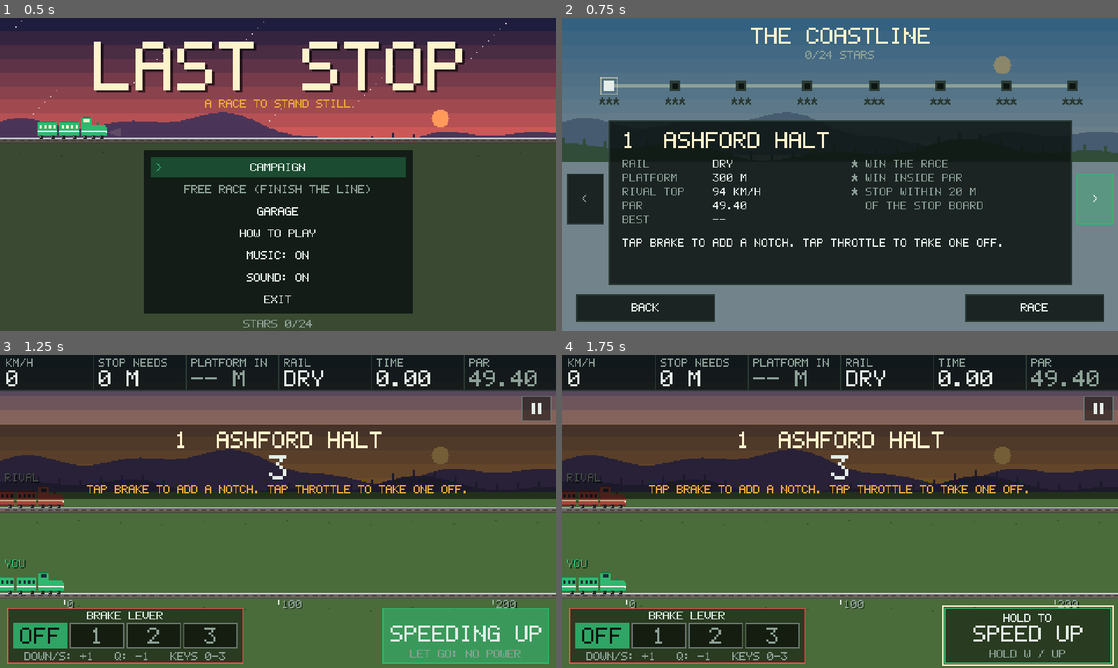
Above: before the commit, frames 1-4 (two rows, left to right).
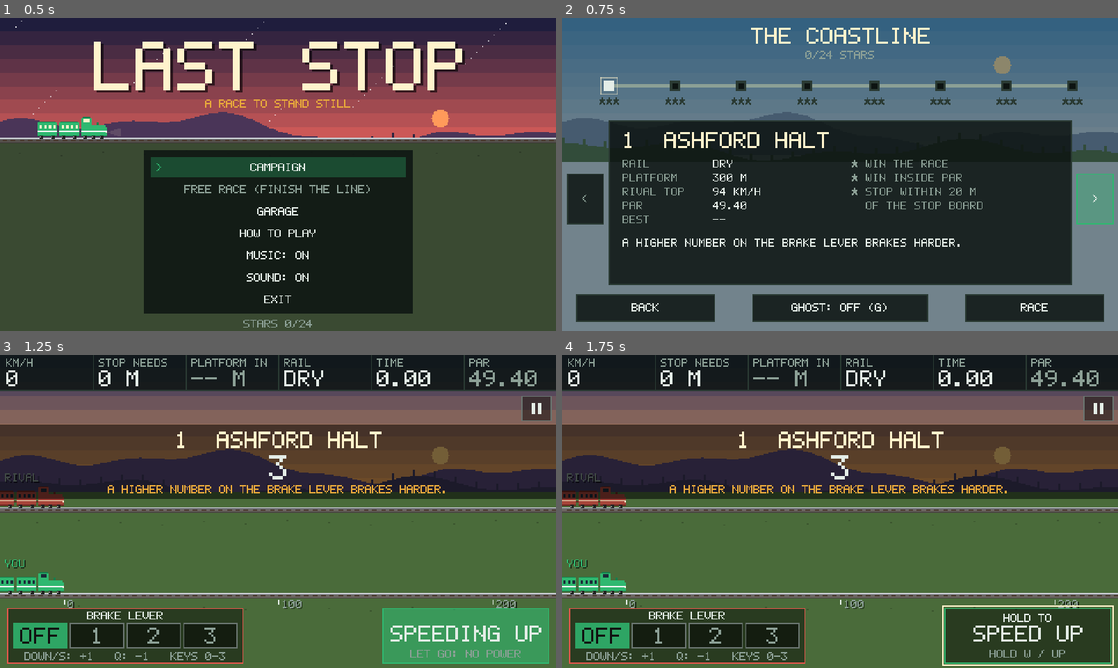
Above: after the commit, the same moments.

Repository: AJ-72/drivetrain
Game: Godot game, scene res://scenes/main.tscn
Same seed, same stepped clock (60 frames per second), same inputs: the game is played once before the commit and once after it.
Inputs (mouse positions are in pixels of both pictures, inside the frame that each line leads up to):
- Up to frame 1 (0.5 s): no input
- Up to frame 2 (0.75 s): tap Enter (ui_accept) at 0.5 s; move the mouse to (812, 237) at 0.52 s; hold W from 0.53 s (still down); hold G (ghost, bound only after the commit) from 0.53 s (still down); tap Up (throttle) at 0.6 s; click (812, 237) at 0.67 s
- Up to frame 3 (1.25 s): keep holding W; keep holding G (ghost, bound only after the commit); tap Enter (ui_accept) at 0.77 s
- Up to frame 4 (1.75 s): release W at 1.25 s; release G (ghost, bound only after the commit) at 1.25 s; tap Enter (ui_accept) at 1.25 s; drag from (1006, 558) to (812, 574) at 1.27 s

Frame 1 is identical in both runs. In frame 2, 3.4% of the frame differs, in the area x 10-79%, y 70-98%; in frame 3, 0.6%; in frame 4, 0.6%.

Commit message:
Last Stop: ghost train of the best run, behind a paid-features module
A see-through train replays the player's best winning run at each campaign
station, with an edge arrow when out of view and a time comparison on the
result. paid.gd holds the list of paid features and the one check for whether
the player has paid; every player has them until a payment is connected. Free
players see a locked GHOST button that names the full version.

Also replace station 1's tip, which described the old brake controls.

Co-Authored-By: Claude Opus 5.5 <noreply@anthropic.com>
Claude-Session: https://claude.ai/code/session_01Wr1RjeoBiitLNM6JJgxSWY

Diff:
--- a/godot/scripts/game.gd
+++ b/godot/scripts/game.gd
@@ -10,6 +10,9 @@
 ## into touches). Each race button tracks which touch indices hold it, so one
 ## finger's release never drops another finger's hold.
 ##
+## The ghost train (a paid feature, see paid.gd) replays the best run of a
+## campaign station on the player's track.
+##
 ## Phones: a pause button, a prompt to turn a phone held upright, a full-screen
 ## item on the web title screen, touch-only labels and short vibrations.
 
@@ -37,6 +40,7 @@
 const RIVAL_BODY := Color("a7453a")
 const RIVAL_TRIM := Color("efe2bd")
 const RIVAL_DARK := Color("6a2620")
+const GHOST := Color("9fd8ff")
 
 # sky top, sky bottom, far hills, near hills, ground, ballast, sun, night
 const THEMES := [
@@ -77,6 +81,11 @@
 var _pred_now := 0.0       # where the stop on the current notch ends
 var _exit_tried_t := -100.0 # when EXIT last asked the browser to close the page
 var installed_app := false # started from the home screen: already full screen
+var ghost_run := PackedFloat32Array()  # the run the ghost replays in this race
+var ghost_run_ms := 0
+var ghost_rec := PackedFloat32Array()  # this race, recorded for the next ghost
+var _locked_t := -100.0    # when a locked paid feature was last tapped
+var _locked_feature := ""
 
 
 func _ready() -> void:
@@ -101,6 +110,7 @@
 		_bind("brake_%d" % n, [KEY_0 + n], -1)
 	_bind("restart", [KEY_R], -1)
 	_bind("pause", [KEY_ESCAPE, KEY_P], -1)
+	_bind("ghost", [KEY_G], -1)
 
 
 func _bind(action: String, keys: Array, axis: int, button: int = -1) -> void:
@@ -187,6 +197,8 @@
 
 
 func _after_step() -> void:
+	if sim.steps % Ghost.EVERY == 0 and ghost_rec.size() < Ghost.MAX_SAMPLES - 1:
+		ghost_rec.append(sim.player_pos)
 	var joint := floori(sim.player_pos / JOINT_M)
 	if joint != last_joint:
 		last_joint = joint
@@ -234,6 +246,9 @@
 	last_joint = 0
 	particles.clear()
 	outcome = {}
+	ghost_rec = PackedFloat32Array([0.0])
+	ghost_run = save.ghosts[index] if mode == "campaign" else PackedFloat32Array()
+	ghost_run_ms = save.ghost_ms[index] if mode == "campaign" else 0
 	screen = Screen.RACE
 	sel = 0
 	synth.play("beep")
@@ -263,6 +278,13 @@
 				save.best_ms[station] = sim.elapsed_ms
 				o["new_best"] = true
 			o["line_done"] = save.campaign_done() and not was_done
+			if _ghost_live():
+				o["ghost_ms"] = ghost_run_ms
+			# The ghost is the best run. A station without one takes any win.
+			if o["new_best"] or save.ghosts[station].is_empty():
+				ghost_rec.append(sim.player_pos)
+				save.ghosts[station] = ghost_rec
+				save.ghost_ms[station] = sim.elapsed_ms
 	else:
 		save.free_races += 1
 		if win:
@@ -331,6 +353,13 @@
 			items.append({"id": "next", "label": ">", "rect": Rect2(VW - 36, 134, 32, 44),
 				"enabled": map_sel < Stations.count() - 1, "button": true})
 			items.append({"id": "back", "label": "BACK", "rect": Rect2(12, 238, 120, 24), "enabled": true, "button": true})
+			var ghost_label := "GHOST: " + ("ON" if save.ghost_on else "OFF")
+			if not Paid.has("ghost"):
+				ghost_label = "GHOST: LOCKED"
+			if not touch_ui:
+				ghost_label += " (G)"
+			items.append({"id": "ghost", "label": ghost_label, "rect": Rect2(VW / 2.0 - 76, 238, 152, 24),
+				"enabled": true, "button": true, "locked": not Paid.has("ghost")})
 			items.append({"id": "race", "label": "RACE", "rect": Rect2(VW - 132, 238, 120, 24),
 				"enabled": save.station_unlocked(map_sel), "button": true})
 		Screen.GARAGE:
@@ -393,6 +422,13 @@
 			save.save()
 		"fullscreen":
 			_toggle_fullscreen()
+		"ghost":
+			if Paid.has("ghost"):
+				save.ghost_on = not save.ghost_on
+				save.save()
+			else:
+				_locked_t = t
+				_locked_feature = "ghost"
 		"quit":
 			_exit_game()
 		"back":
@@ -531,6 +567,8 @@
 			_activate("race")
 		elif event.is_action_pressed("ui_cancel"):
 			_activate("back")
+		elif event.is_action_pressed("ghost"):
+			_activate("ghost")
 		return
 	if screen == Screen.RACE and sim.state == RaceSim.State.RESULT and event.is_action_pressed("restart"):
 		_activate("retry" if mode == "campaign" else "again")
@@ -723,10 +761,12 @@
 			continue
 		var r: Rect2 = it["rect"]
 		var on: bool = it["id"] == sel_id
-		var c := INK if it["enabled"] else MUTED
+		var c := INK if it["enabled"] and not it.get("locked", false) else MUTED
 		if it.get("button", false):
 			_box(r, Color(GO, 0.35) if on else PANEL, GO if on else EDGE)
 			_txtc(it["label"], r.get_center().x, r.position.y + (r.size.y - 7) / 2.0, c)
+			if it.get("locked", false):
+				_draw_padlock(r.position.x + 6, r.position.y + (r.size.y - 9) / 2.0, WARN)
 		else:
 			if on:
 				draw_rect(r, Color(GO, 0.3))
@@ -793,6 +833,7 @@
 	if not open_sel:
 		_txt("LOCKED - WIN THE STATION BEFORE IT", 52, 122, STOP)
 		_draw_items(_items())
+		_draw_locked_note()
 		return
 	var rail_c := INK if st["rail"] == "DRY" else WARN
 	_txt("RAIL", 52, 122, MUTED)
@@ -811,6 +852,7 @@
 	_txt("  OF THE STOP BOARD", 250, 158, WARN if save.stars[map_sel] >= 3 else MUTED)
 	_draw_wrapped(st["tip"], 52, 190, 376, INK)
 	_draw_items(_items())
+	_draw_locked_note()
 
 
 func _draw_wrapped(text: String, x: float, y: float, max_w: float, c: Color) -> void:
@@ -868,6 +910,22 @@
 	_draw_items([items[items.size() - 1]])
 
 
+func _draw_padlock(x: float, y: float, c: Color) -> void:
+	_box(Rect2(x + 1, y, 5, 4), Color(0, 0, 0, 0), c)
+	draw_rect(Rect2(x, y + 3, 7, 6), c)
+	draw_rect(Rect2(x + 3, y + 5, 1, 2), Color("111111"))
+
+
+## A short note that a locked paid feature is in the full version.
+func _draw_locked_note() -> void:
+	if t - _locked_t > 3.0 or _locked_feature == "":
+		return
+	var note := Paid.name_of(_locked_feature) + " IS IN THE FULL VERSION"
+	var w := PixelFont.width(note)
+	draw_rect(Rect2(VW / 2.0 - w / 2.0 - 6, 24, w + 12, 13), Color(WARN, 0.95))
+	_txtc(note, VW / 2.0, 27, Color("111111"))
+
+
 func _is_sel(id: String) -> bool:
 	var s := _selectable()
 	return not s.is_empty() and s[clampi(sel, 0, s.size() - 1)]["id"] == id
@@ -944,6 +1002,7 @@
 	_draw_warning_board()
 	_draw_home_signal()
 	_draw_stop_marker()
+	_draw_ghost()
 	var lv: Dictionary = Stations.LIVERIES[save.livery]
 	_draw_train(_x(sim.player_pos), PLAYER_RAIL_Y, lv["body"], lv["trim"], lv["dark"], night, sim.player_pos)
 	_draw_particles()
@@ -951,6 +1010,8 @@
 	if night:
 		draw_rect(Rect2(0, 0, VW, VH), Color(0.02, 0.03, 0.1, 0.25))
 	_draw_rival_edge()
+	if _ghost_live():
+		_draw_edge_marker(_ghost_pos(), PLAYER_RAIL_Y - 44, "GHOST ", GHOST, GHOST)
 	_txts("RIVAL", 4, RIVAL_RAIL_Y - 30, MUTED)
 	_txts("YOU", 4, PLAYER_RAIL_Y - 30, GO)
 	_draw_hud()
@@ -1176,14 +1237,18 @@
 func _draw_rival_edge() -> void:
 	if sim.state == RaceSim.State.IDLE and countdown <= 0.0:
 		return
-	var x := _x(sim.rival_pos)
+	_draw_edge_marker(sim.rival_pos, RIVAL_RAIL_Y - 12, "", STOP, GO)
+
+
+## An arrow at the screen edge and the gap, for a train out of view.
+func _draw_edge_marker(pos_m: float, y: int, prefix: String, ahead_c: Color, behind_c: Color) -> void:
+	var x := _x(pos_m)
 	if x >= -10 and x <= VW + 60:
 		return
 	var ahead := x > VW
-	var gap := absi(roundi(sim.rival_pos - sim.player_pos))
-	var c := STOP if ahead else GO
-	var y := RIVAL_RAIL_Y - 12
-	var label := "%d M" % gap
+	var gap := absi(roundi(pos_m - sim.player_pos))
+	var c := ahead_c if ahead else behind_c
+	var label := prefix + "%d M" % gap
 	var lw := PixelFont.width(label)
 	for i in 6:
 		var ax := VW - 4 - i * 2 if ahead else 3 + i * 2
@@ -1212,6 +1277,34 @@
 		var y := fposmod(i * 29.3 + t * speed, VH)
 		draw_rect(Rect2(roundi(x), roundi(y), 1, 3), drop)
 		draw_rect(Rect2(roundi(x) - 1, roundi(y) + 3, 1, 1), drop)
+
+
+func _ghost_live() -> bool:
+	return mode == "campaign" and save.ghost_on and Paid.has("ghost") and ghost_run.size() > 1
+
+
+func _ghost_pos() -> float:
+	return Ghost.pos_at(ghost_run, sim.steps)
+
+
+# The ghost: the outline of the player's train, see-through, on the same rail.
+func _draw_ghost() -> void:
+	if not _ghost_live() or sim.state == RaceSim.State.IDLE:
+		return
+	var gm := _ghost_pos()
+	var nose := _x(gm)
+	if nose < -70 or nose - 60 > VW + 10:
+		return
+	var y := PLAYER_RAIL_Y
+	var fill := Color(GHOST, 0.2)
+	var line := Color(GHOST, 0.8)
+	for c in 2:
+		var right := nose - 24 - c * 19
+		_box(Rect2(right - 17, y - 14, 17, 11), fill, line)
+	_box(Rect2(nose - 22, y - 12, 22, 9), fill, line)
+	_box(Rect2(nose - 22, y - 18, 9, 6), fill, line)
+	if absf(gm - sim.player_pos) > 36.0:
+		_txts("GHOST", nose - 44, y - 26, GHOST)
 
 
 # A train is a locomotive and two coaches, drawn from the nose backwards.
@@ -1428,6 +1521,14 @@
 		note = "NEW BEST" if saved_ok else "NEW BEST (NOT SAVED)"
 	elif not saved_ok:
 		note = "PROGRESS NOT SAVED"
+	if outcome.has("ghost_ms") and note in ["", "NEW BEST"]:
+		var d := sim.elapsed_ms - int(outcome["ghost_ms"])
+		var g := "SAME TIME AS YOUR GHOST"
+		if d < 0:
+			g = "YOU BEAT YOUR GHOST BY %s S" % _secs(-d)
+		elif d > 0:
+			g = "YOUR GHOST WAS %s S FASTER" % _secs(d)
+		note = g if note == "" else note + " - " + g
 	if note != "":
 		_txtc(note, VW / 2.0, 164, LAMP if saved_ok else STOP)
 	var hint := "TAP A BUTTON" if touch_ui else "SPACE / ENTER TO CHOOSE - R TO RETRY"
--- /dev/null
+++ b/godot/scripts/ghost.gd
@@ -0,0 +1,33 @@
+class_name Ghost
+extends RefCounted
+## A recorded run: the player's position every EVERY race steps, from step 0.
+## The last sample is where the train came to rest. The race draws a
+## see-through train at the recorded position for the same step, so the player
+## races their own best run. A paid feature: see paid.gd.
+
+const EVERY := 4
+const MAX_SAMPLES := 6000   # 400 seconds of race
+
+
+## The recorded position at this race step. After the recorded run ends, the
+## ghost stays where it stopped.
+static func pos_at(track: PackedFloat32Array, steps: int) -> float:
+	if track.is_empty():
+		return 0.0
+	var f := float(steps) / EVERY
+	var i := floori(f)
+	if i >= track.size() - 1:
+		return track[track.size() - 1]
+	return lerpf(track[i], track[i + 1], f - i)
+
+
+## A run from a save file: on the track, and never backwards.
+static func valid(track: PackedFloat32Array) -> bool:
+	if track.size() < 2 or track.size() > MAX_SAMPLES:
+		return false
+	var last := 0.0
+	for p in track:
+		if p < last or p > RaceSim.TRACK_LENGTH_M:
+			return false
+		last = p
+	return true
--- /dev/null
+++ b/godot/scripts/paid.gd
@@ -0,0 +1,31 @@
+class_name Paid
+extends RefCounted
+## The paid version. FEATURES lists every paid feature with the name its locked
+## teaser shows. Game code asks Paid.has(id) and never checks payment itself.
+##
+## unlocked() is the one place that decides whether this player has paid.
+## Connect a store purchase, an unlock code or a paid build there. Until then
+## EVERYONE_PAID gives every player the paid features.
+
+const FEATURES := {
+	"ghost": "GHOST TRAIN",
+}
+
+const EVERYONE_PAID := true
+
+## -1 gives the real answer. The headless test sets 0 or 1 to force it.
+static var override := -1
+
+
+static func unlocked() -> bool:
+	if override >= 0:
+		return override == 1
+	return EVERYONE_PAID
+
+
+static func has(feature: String) -> bool:
+	return FEATURES.has(feature) and unlocked()
+
+
+static func name_of(feature: String) -> String:
+	return FEATURES.get(feature, "")
--- a/godot/scripts/save_game.gd
+++ b/godot/scripts/save_game.gd
@@ -20,6 +20,10 @@
 var livery := 0
 var music_on := true
 var sfx_on := true
+var ghost_on := true
+# The ghost of each station: see ghost.gd. ghost_ms is that run's time.
+var ghosts: Array[PackedFloat32Array] = []
+var ghost_ms: Array[int] = []
 
 
 func _init() -> void:
@@ -27,6 +31,9 @@
 	stars.fill(0)
 	best_ms.resize(Stations.count())
 	best_ms.fill(0)
+	ghosts.resize(Stations.count())
+	ghost_ms.resize(Stations.count())
+	ghost_ms.fill(0)
 
 
 func load_file() -> void:
@@ -36,6 +43,11 @@
 	for i in Stations.count():
 		stars[i] = clampi(_int(cfg, "campaign", "stars_%d" % i, 0), 0, 3)
 		best_ms[i] = _best(_int(cfg, "campaign", "best_%d" % i, 0))
+		var run = cfg.get_value("ghost", "run_%d" % i, PackedFloat32Array())
+		var ms := _best(_int(cfg, "ghost", "ms_%d" % i, 0))
+		if typeof(run) == TYPE_PACKED_FLOAT32_ARRAY and Ghost.valid(run) and ms > 0:
+			ghosts[i] = run
+			ghost_ms[i] = ms
 	points = maxi(0, _int(cfg, "career", "points", 0))
 	streak = maxi(0, _int(cfg, "career", "streak", 0))
 	best_streak = maxi(0, _int(cfg, "career", "best_streak", 0))
@@ -45,6 +57,7 @@
 	livery = clampi(_int(cfg, "garage", "livery", 0), 0, Stations.LIVERIES.size() - 1)
 	music_on = _bool(cfg, "settings", "music", true)
 	sfx_on = _bool(cfg, "settings", "sfx", true)
+	ghost_on = _bool(cfg, "settings", "ghost", true)
 	if not livery_unlocked(livery):
 		livery = 0
 
@@ -54,6 +67,9 @@
 	for i in Stations.count():
 		cfg.set_value("campaign", "stars_%d" % i, stars[i])
 		cfg.set_value("campaign", "best_%d" % i, best_ms[i])
+		if not ghosts[i].is_empty():
+			cfg.set_value("ghost", "run_%d" % i, ghosts[i])
+			cfg.set_value("ghost", "ms_%d" % i, ghost_ms[i])
 	cfg.set_value("career", "points", points)
 	cfg.set_value("career", "streak", streak)
 	cfg.set_value("career", "best_streak", best_streak)
@@ -63,6 +79,7 @@
 	cfg.set_value("garage", "livery", livery)
 	cfg.set_value("settings", "music", music_on)
 	cfg.set_value("settings", "sfx", sfx_on)
+	cfg.set_value("settings", "ghost", ghost_on)
 	return cfg.save(PATH) == OK
 
 
--- a/godot/scripts/stations.gd
+++ b/godot/scripts/stations.gd
@@ -18,7 +18,7 @@
 	{"name": "ASHFORD HALT", "rail": "DRY", "platform_start": 1300.0,
 		"platform_width": 300.0, "rival": 26.0, "boost": 2.0, "window": 20.0,
 		"par_ms": 49400, "theme": 0,
-		"tip": "TAP BRAKE TO ADD A NOTCH. TAP THROTTLE TO TAKE ONE OFF."},
+		"tip": "A HIGHER NUMBER ON THE BRAKE LEVER BRAKES HARDER."},
 	{"name": "BRINDLE ROAD", "rail": "DRY", "platform_start": 1400.0,
 		"platform_width": 260.0, "rival": 28.0, "boost": 3.0, "window": 18.0,
 		"par_ms": 51400, "theme": 1,
--- a/godot/tests/test_sim.gd
+++ b/godot/tests/test_sim.gd
@@ -44,6 +44,8 @@
 	_test_throttle_starts()
 	_test_font()
 	_test_save_roundtrip()
+	_test_ghost()
+	_test_paid()
 	_start_scene_test()
 
 
@@ -168,22 +170,56 @@
 	s.points = 120
 	s.livery = 1
 	s.music_on = false
+	s.ghost_on = false
+	s.ghosts[0] = PackedFloat32Array([0.0, 1.5, 4.0, 900.0])
+	s.ghost_ms[0] = 48000
 	check(s.save(), "the save file writes")
 	var r := SaveGame.new()
 	r.load_file()
 	check(r.stars[0] == 3 and r.stars[1] == 1 and r.best_ms[0] == 48000, "campaign progress reloads")
 	check(r.points == 120 and r.livery == 1 and not r.music_on, "career and settings reload")
 	check(r.station_unlocked(2) and not r.station_unlocked(3), "stations unlock in order")
+	check(not r.ghost_on and r.ghost_ms[0] == 48000 and r.ghosts[0].size() == 4
+		and is_equal_approx(r.ghosts[0][3], 900.0), "the ghost run and its setting reload")
+	check(r.ghosts[1].is_empty() and r.ghost_ms[1] == 0, "a station with no ghost loads with none")
 	# a corrupt best time loads as no record
 	var cfg := ConfigFile.new()
 	cfg.load(SaveGame.PATH)
 	cfg.set_value("campaign", "best_0", 12)
 	cfg.set_value("campaign", "stars_0", "three")
+	cfg.set_value("ghost", "run_0", PackedFloat32Array([0.0, 50.0, 20.0]))
 	cfg.save(SaveGame.PATH)
 	var bad := SaveGame.new()
 	bad.load_file()
 	check(bad.best_ms[0] == 0 and bad.stars[0] == 0, "a corrupt save value loads as empty")
+	check(bad.ghosts[0].is_empty() and bad.ghost_ms[0] == 0, "a ghost that runs backwards loads as none")
 	DirAccess.remove_absolute(ProjectSettings.globalize_path(SaveGame.PATH))
+
+
+func _test_ghost() -> void:
+	var run := PackedFloat32Array([0.0, 2.0, 6.0, 10.0])
+	check(is_equal_approx(Ghost.pos_at(run, 0), 0.0), "the ghost starts at 0 m")
+	check(is_equal_approx(Ghost.pos_at(run, Ghost.EVERY), 2.0), "the ghost is on its sample at a sample step")
+	check(is_equal_approx(Ghost.pos_at(run, Ghost.EVERY + Ghost.EVERY / 2), 4.0),
+		"the ghost is between two samples between their steps")
+	check(is_equal_approx(Ghost.pos_at(run, 100000), 10.0), "the ghost stays where its run stopped")
+	check(Ghost.pos_at(PackedFloat32Array(), 50) == 0.0, "no run puts the ghost at 0 m")
+	check(Ghost.valid(run), "a forward run on the track is valid")
+	check(not Ghost.valid(PackedFloat32Array([0.0])), "a run with one sample is not valid")
+	check(not Ghost.valid(PackedFloat32Array([0.0, 5.0, 4.0])), "a run that goes backwards is not valid")
+	check(not Ghost.valid(PackedFloat32Array([0.0, RaceSim.TRACK_LENGTH_M + 1.0])),
+		"a run past the end of the track is not valid")
+
+
+func _test_paid() -> void:
+	Paid.override = 0
+	check(not Paid.has("ghost"), "a free player does not have the ghost")
+	Paid.override = 1
+	check(Paid.has("ghost"), "a paid player has the ghost")
+	check(not Paid.has("no such feature"), "a feature not in the paid list is never on")
+	check(Paid.name_of("ghost") != "", "each paid feature has a name for its teaser")
+	Paid.override = -1
+	check(Paid.unlocked() == Paid.EVERYONE_PAID, "without an override, EVERYONE_PAID decides")
 
 
 # --------------------------------------------------------- the scene test
@@ -300,11 +336,67 @@
 			game.sim.throttle = not b
 			game.sim.brake_notch = game.sim.safe_notch(game.sim.player_speed) if b else 0
 			game.sim.step()
+			game._after_step()
 		game._on_finish()
 		check(game.sim.result == "WIN", "the scene race at station 1 wins with a brake at 858 m")
-		check(game.save.stars[0] >= 1, "a win earns a star"))
+		check(game.save.stars[0] >= 1, "a win earns a star")
+		check(Ghost.valid(game.save.ghosts[0]) and game.save.ghost_ms[0] == game.sim.elapsed_ms,
+			"the first win at a station records its ghost")
+		check(is_equal_approx(Ghost.pos_at(game.save.ghosts[0], game.sim.steps), game.sim.player_pos),
+			"the ghost comes to rest where the train stopped"))
 	for i in 3:
 		script_steps.append(func(): pass)
+	# Race station 1 again with its ghost, then beat it.
+	script_steps.append(func():
+		Paid.override = 1
+		game.save.ghost_on = true
+		game._start_race("campaign", 0)
+		check(game._ghost_live(), "a paid player races the ghost of the station")
+		game.countdown = 0.0
+		game.sim.state = RaceSim.State.RACING
+		for i in 600:
+			game.sim.throttle = true
+			game.sim.step()
+			game._after_step()
+		check(is_equal_approx(game._ghost_pos(), Ghost.pos_at(game.save.ghosts[0], 600)),
+			"the ghost is where the best run was at the same step"))
+	script_steps.append(func(): pass)
+	script_steps.append(func():
+		game.sim.player_pos = game.sim.platform_centre()
+		game.sim.steps = 60
+		game.sim.elapsed_ms = 1000
+		game.sim._finish("WIN")
+		game._on_finish()
+		check(game.outcome.has("ghost_ms") and game.outcome["new_best"], "a faster win beats the ghost")
+		check(game.save.ghost_ms[0] == 1000, "a new best becomes the new ghost"))
+	script_steps.append(func(): pass)
+	script_steps.append(func():
+		Paid.override = 0
+		game._start_race("campaign", 0)
+		check(not game._ghost_live(), "a free player races without the ghost"))
+	script_steps.append(func(): pass)
+	script_steps.append(func(): game._activate("menu"))
+	# The route map: GHOST is a locked teaser for a free player.
+	script_steps.append(func():
+		game._unhandled_input(_key(KEY_G, true))
+		game._unhandled_input(_key(KEY_G, false))
+		check(game.save.ghost_on and game._locked_feature == "ghost",
+			"a free player's G key shows the full version note, not a toggle"))
+	script_steps.append(func(): pass)
+	script_steps.append(func():
+		Paid.override = 1
+		game._unhandled_input(_key(KEY_G, true))
+		game._unhandled_input(_key(KEY_G, false))
+		check(not game.save.ghost_on, "a paid player's G key turns the ghost off")
+		var gid := ""
+		for it in game._items():
+			if it["id"] == "ghost":
+				gid = it["label"]
+		check(gid.begins_with("GHOST: OFF"), "the ghost button says OFF")
+		game._activate("ghost")
+		Paid.override = -1)
+	script_steps.append(func(): pass)
+	script_steps.append(func(): game._activate("race"))
 	script_steps.append(func(): game._activate("next"))
 	script_steps.append(func(): pass)
 	script_steps.append(func(): game._activate("menu"))
Not shown, changed: godot/README.md
Not shown, changed: godot/release/itch-page.md
